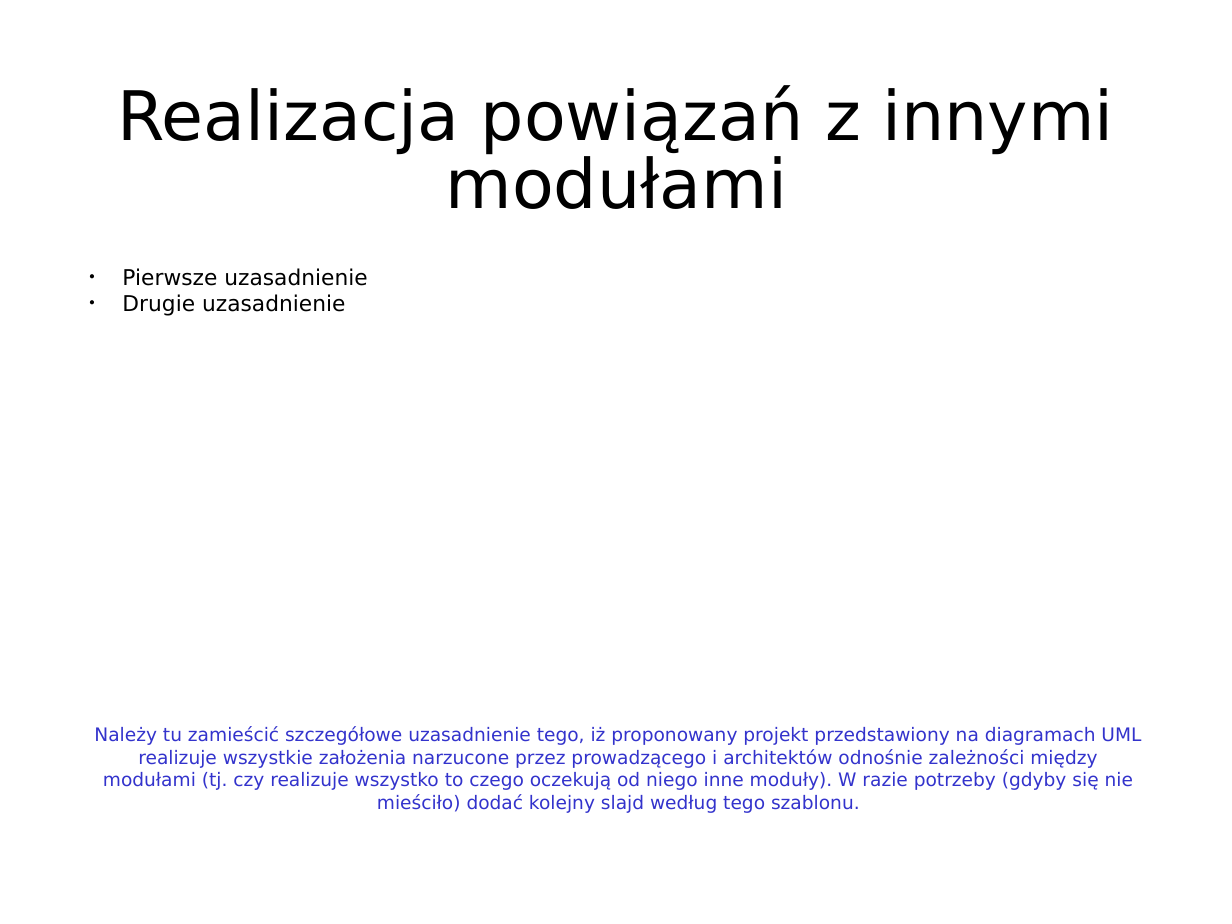
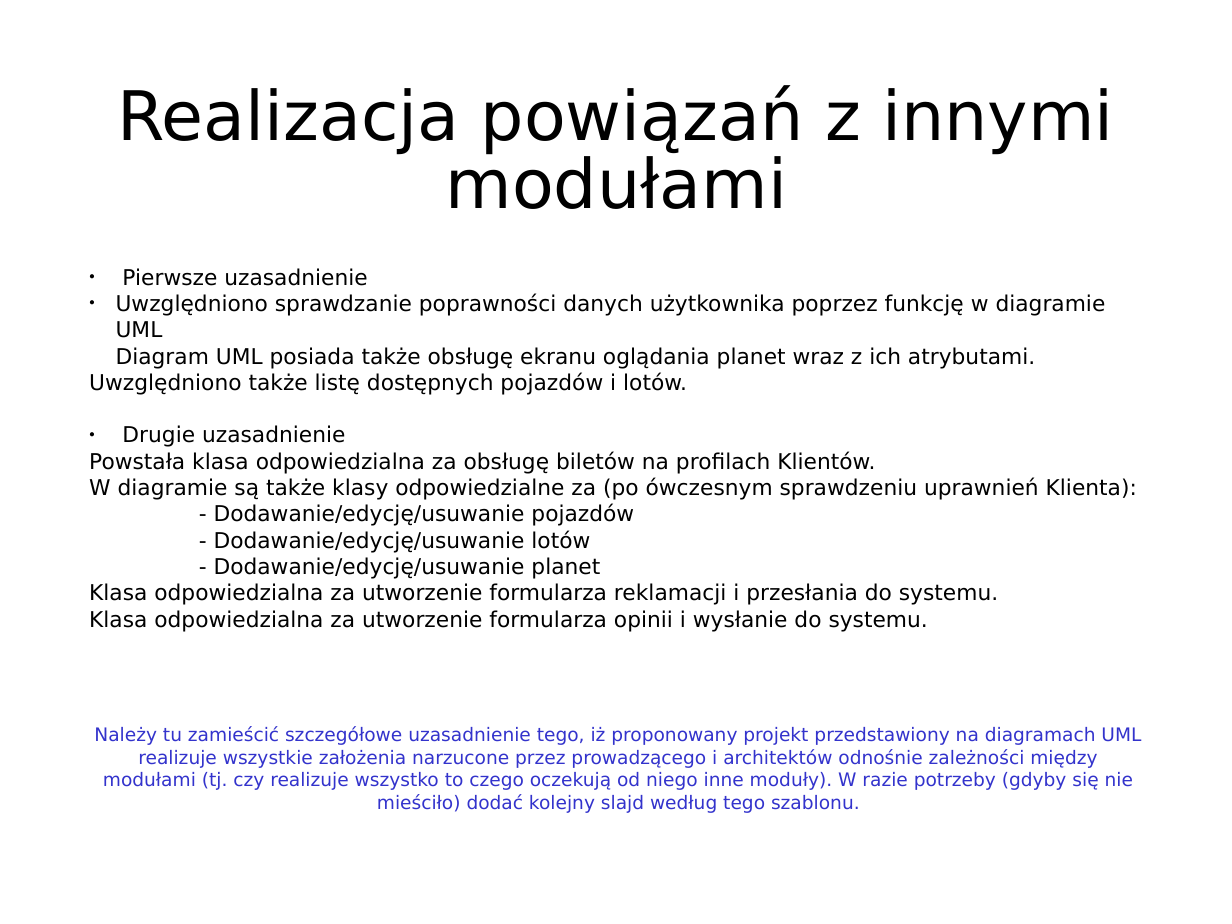
Before and after one commit to Informatyka-Stosowana-Chopy/Inzynieria-oprogramowania, a slide deck: slide 13 of front-end/front-end_prez.ppt (slide 14 before the commit). Drawn at 1232x924 pixels with LibreOffice and Linux fonts; fonts in the diff are those of the drawing. Boxes give left, top, right and bottom in pixels: in the first picture for what was removed or moved away, otherwise in the second. Text is boxed around its words. In the diff, an @@ line names an element or a change of style, - is before the commit and + after.

```diff
--- a/front-end/front-end_prez.ppt
+++ b/front-end/front-end_prez.ppt
@@ text added at (89,268,1137,632), 14 pt, text #000000 @@
+● Pierwsze uzasadnienie
+● Uwzględniono sprawdzanie poprawności danych użytkownika poprzez funkcję w diagramie UML
+  Diagram UML posiada także obsługę ekranu oglądania planet wraz z ich atrybutami.
+Uwzględniono także listę dostępnych pojazdów i lotów.
+● Drugie uzasadnienie
+Powstała klasa odpowiedzialna za obsługę biletów na profilach Klientów.
+W diagramie są także klasy odpowiedzialne za (po ówczesnym sprawdzeniu uprawnień Klienta):
+- Dodawanie/edycję/usuwanie pojazdów
+- Dodawanie/edycję/usuwanie lotów
+- Dodawanie/edycję/usuwanie planet
+Klasa odpowiedzialna za utworzenie formularza reklamacji i przesłania do systemu.
+Klasa odpowiedzialna za utworzenie formularza opinii i wysłanie do systemu.
@@ text removed at (122,268,367,316) @@
-● Pierwsze uzasadnienie
-● Drugie uzasadnienie
```
Also in this commit, not shown: 6 other slides changed, 4 slides added, 5 slides removed.
